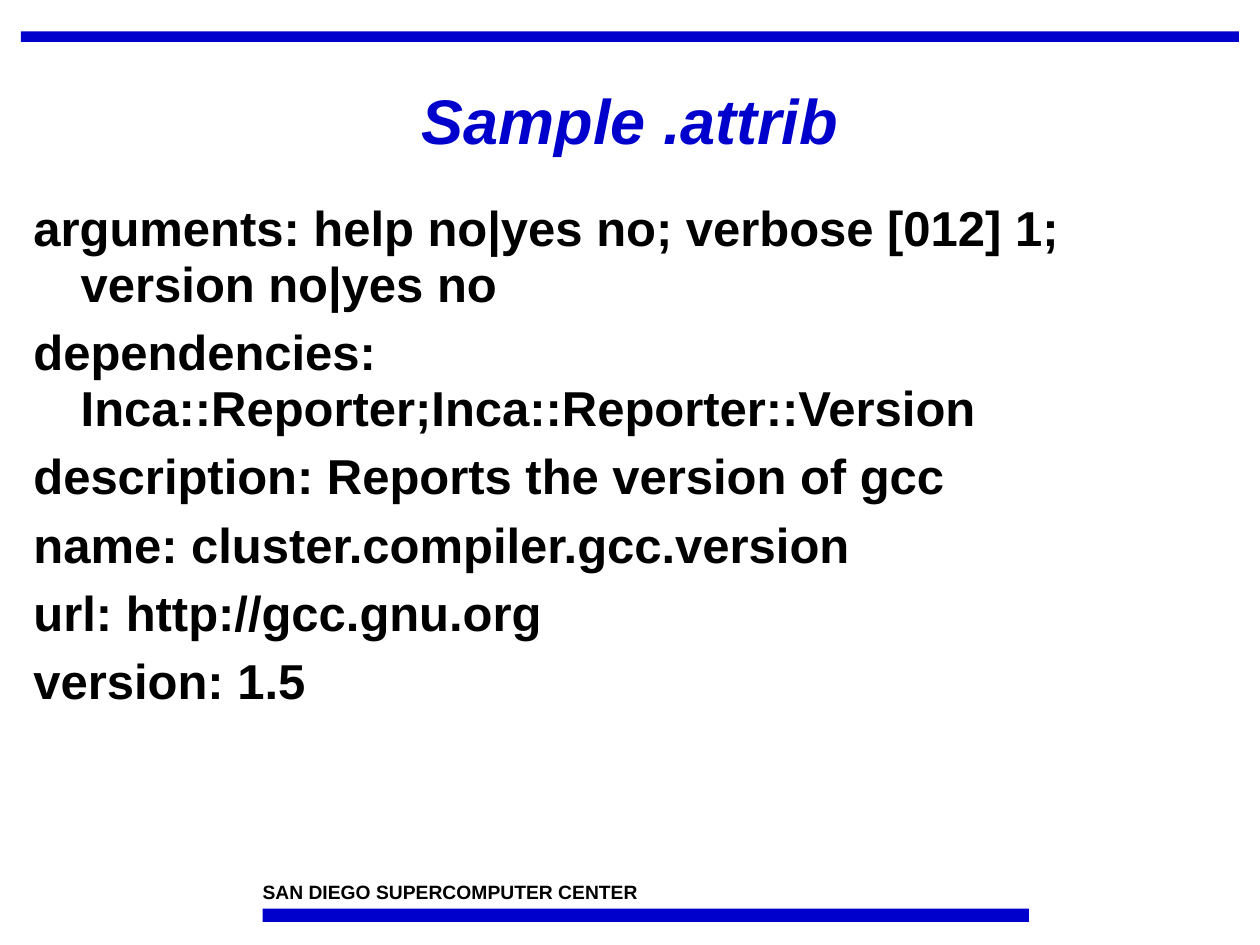
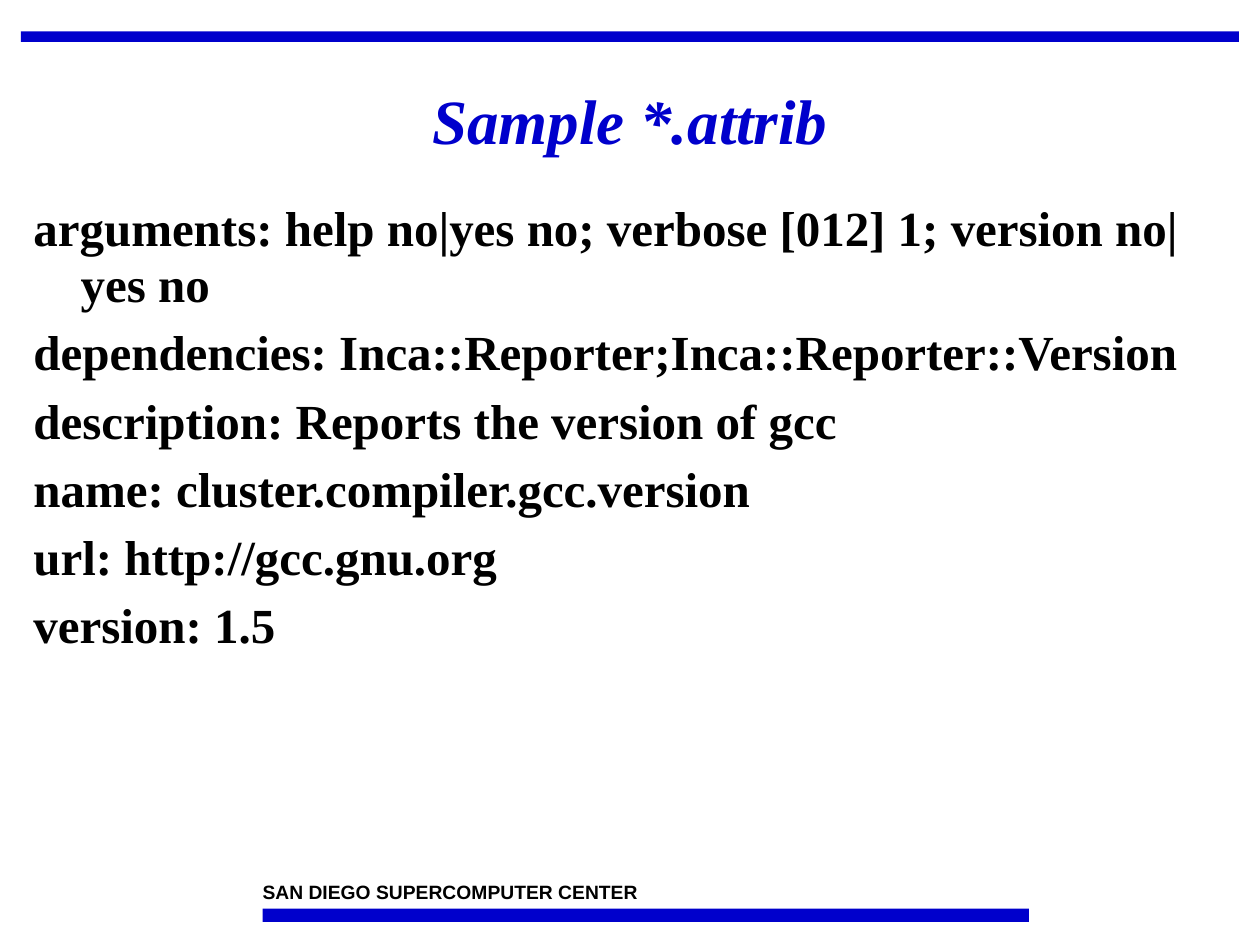
Before and after one commit to IncaProject/inca-xsede, a slide deck: slide 29 of talks/feb-06-workshop/incaReporters.ppt. Drawn at 1260x945 pixels with LibreOffice and Linux fonts; fonts in the diff are those of the drawing; background and template pictures are left out. Boxes give left, top, right and bottom in pixels: in the first picture for what was removed or moved away, otherwise in the second. Text is boxed around its words. In the diff, an @@ line names an element or a change of style, - is before the commit and + after.

```diff
--- a/talks/feb-06-workshop/incaReporters.ppt
+++ b/talks/feb-06-workshop/incaReporters.ppt
@@ title at bbox=[432, 100, 827, 156]: text changed; font Arial to Times New Roman @@
-Sample .attrib
+Sample *.attrib
@@ text "arguments: help no|yes no; verbose ..." at bbox=[33, 212, 1177, 644]: font Arial to Times New Roman @@
```
Also in this commit, not shown: 8 other slides changed, 1 other file.
